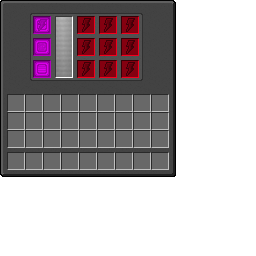
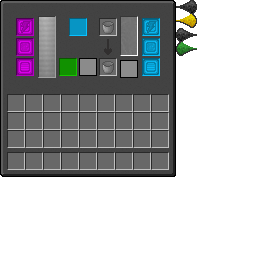
Revision of a layered 256 x 256 image; what changed, layer by layer:
showed "fluid_crafter" over [left=16, top=0, right=197, bottom=78]
hid "charger" over [left=30, top=13, right=143, bottom=81]
